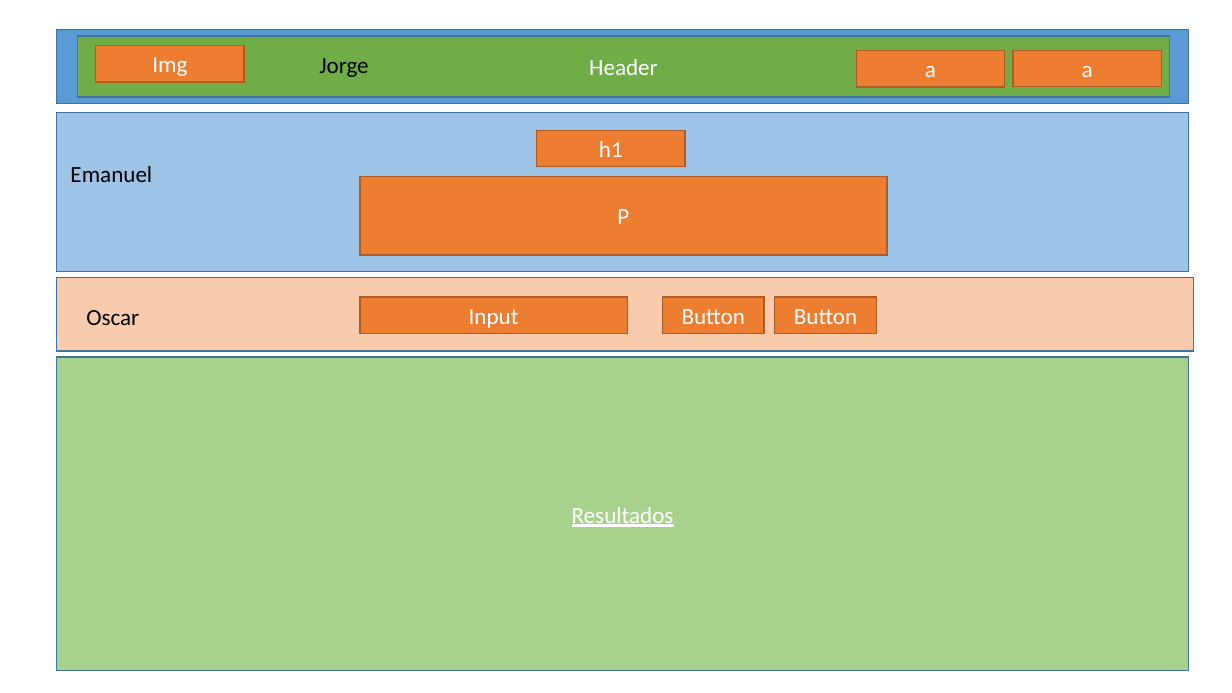
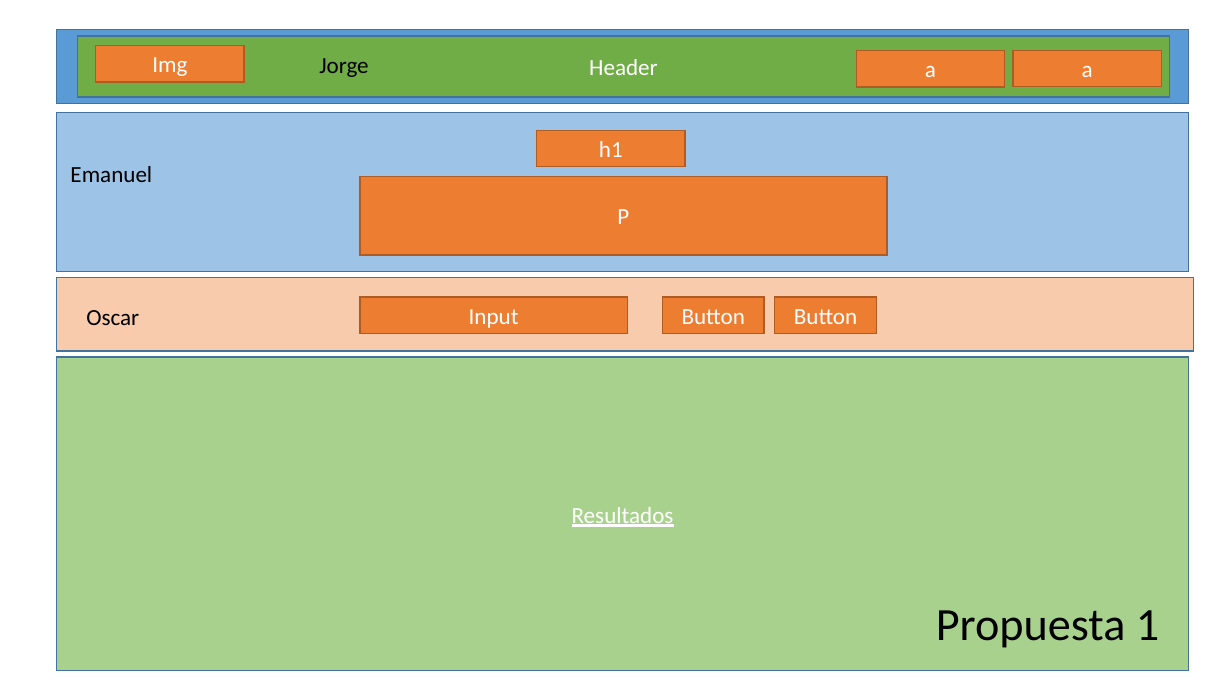
Before and after one commit to Oscar13G/BEDU-Fase2-Proyecto_1, a slide deck: slide 1 of Documentacion/BEDU.pptx. Drawn at 1232x693 pixels with LibreOffice and Linux fonts; fonts in the diff are those of the drawing. Boxes give left, top, right and bottom in pixels: in the first picture for what was removed or moved away, otherwise in the second. Text is boxed around its words. In the diff, an @@ line names an element or a change of style, - is before the commit and + after.

Commit message:
Propuesta 2

```diff
--- a/Documentacion/BEDU.pptx
+++ b/Documentacion/BEDU.pptx
@@ text added at [936, 610, 1159, 648], 36 pt, text #000000 @@
+Propuesta 1
```
Also in this commit, not shown: 2 slides added.
